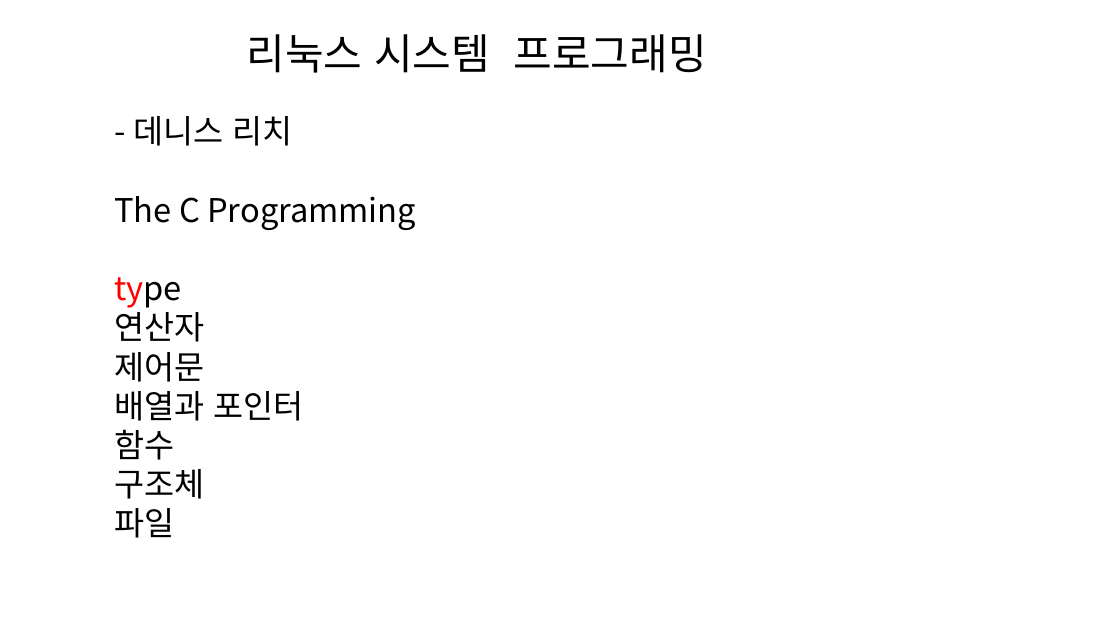
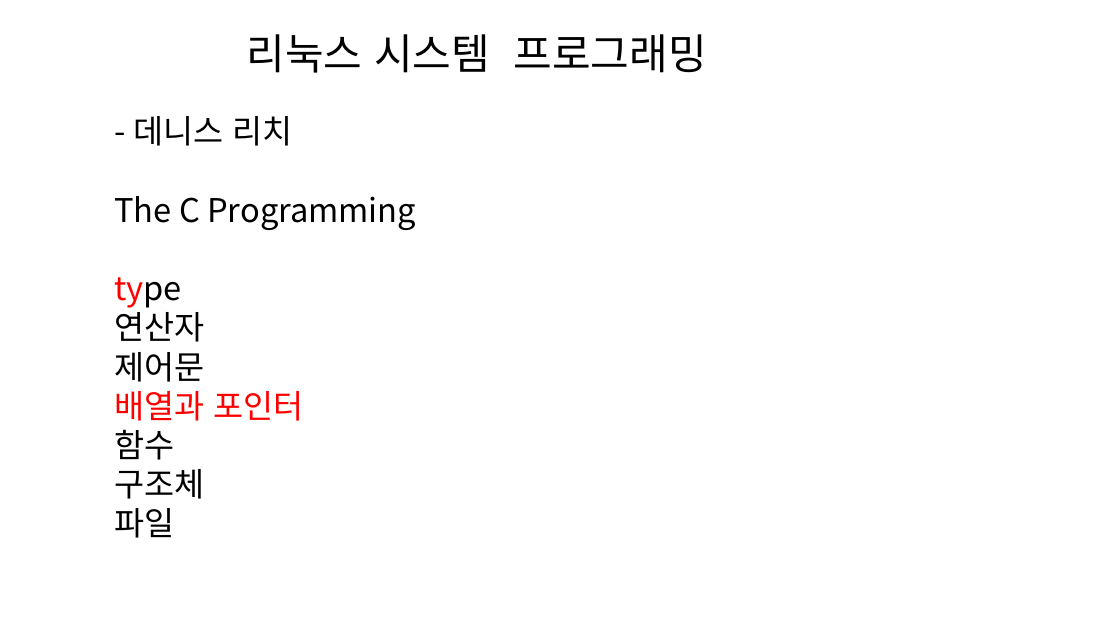
Before and after one commit to imguru-mooc/linux, a slide deck: slide 13 of 수업판서.pptx. Drawn at 1120x630 pixels with LibreOffice and Linux fonts; fonts in the diff are those of the drawing. Boxes give left, top, right and bottom in pixels: in the first picture for what was removed or moved away, otherwise in the second. Text is boxed around its words. In the diff, an @@ line names an element or a change of style, - is before the commit and + after.

```diff
--- a/수업판서.pptx
+++ b/수업판서.pptx
@@ text at [114,391,304,421]: text colour #000000 to #FF0000 in "배열과 포인터" @@
```
Also in this commit, not shown: 1 other slide changed, 14 slides added, 3 other files.
